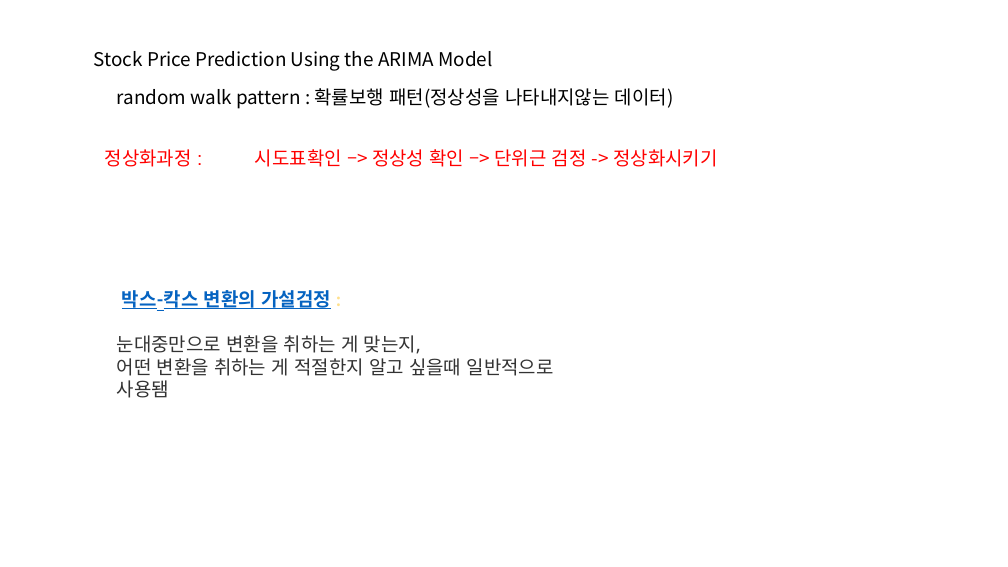
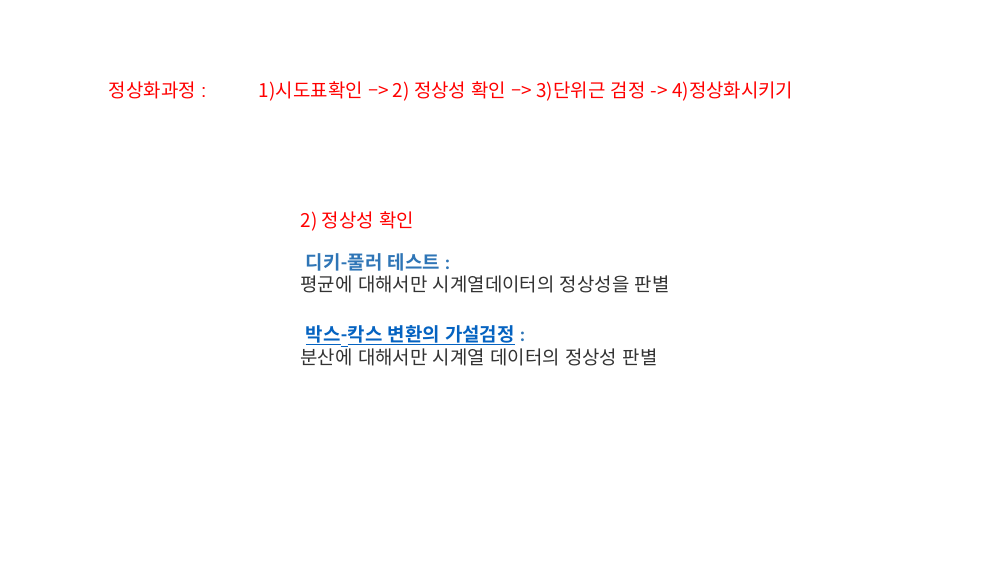
Before and after one commit to ejihoon6065/Project_TurnAround, a slide deck: slide 11 of YG엔터주분석/멘토님미팅발표자료/관련논문조사_4주차.pptx (slide 5 before the commit). Drawn at 1008x567 pixels with LibreOffice and Linux fonts; fonts in the diff are those of the drawing. Boxes give left, top, right and bottom in pixels: in the first picture for what was removed or moved away, otherwise in the second. Text is boxed around its words. In the diff, an @@ line names an element or a change of style, - is before the commit and + after.

```diff
--- a/YG엔터주분석/멘토님미팅발표자료/관련논문조사_4주차.pptx
+++ b/YG엔터주분석/멘토님미팅발표자료/관련논문조사_4주차.pptx
@@ text removed at (94,51,492,71) @@
-Stock Price Prediction Using the ARIMA Model
@@ text "정상화과정 :": place and size @@
-text "정상화과정 :" at (105,149,192,167)
+text "정상화과정 :" at (109,81,196,99)
@@ text removed at (117,88,674,109) @@
-random walk pattern : 확률보행 패턴(정상성을 나타내지않는 데이터)
@@ text at (259,81,793,101): text changed @@
-시도표확인 –> 정상성 확인 –> 단위근 검정 -> 정상화시키기
+1)시도표확인 –> 2) 정상성 확인 –> 3)단위근 검정 -> 4)정상화시키기
@@ text added at (301,211,414,231), 18 pt, text #FF0000 @@
+2) 정상성 확인
@@ text added at (301,253,670,293), 18 pt, text #333333 @@
+디키-풀러 테스트 :
+평균에 대해서만 시계열데이터의 정상성을 판별
@@ text "박스-칵스 변환의 가설검정 :": place and size @@
-text "박스-칵스 변환의 가설검정 :" at (117,290,554,398)
+text "박스-칵스 변환의 가설검정 :" at (301,325,658,366)
@@ text at (306,325,515,347): text colour #FFE08C to #2E75B6 in ":" @@
@@ text at (301,344,658,366): text changed @@
-눈대중만으로 변환을 취하는 게 맞는지,
-어떤 변환을 취하는 게 적절한지 알고 싶을때 일반적으로 사용됌
+분산에 대해서만 시계열 데이터의 정상성 판별
```
Also in this commit, not shown: 7 other slides changed, 12 slides added, 5 slides removed, 10 other files.
